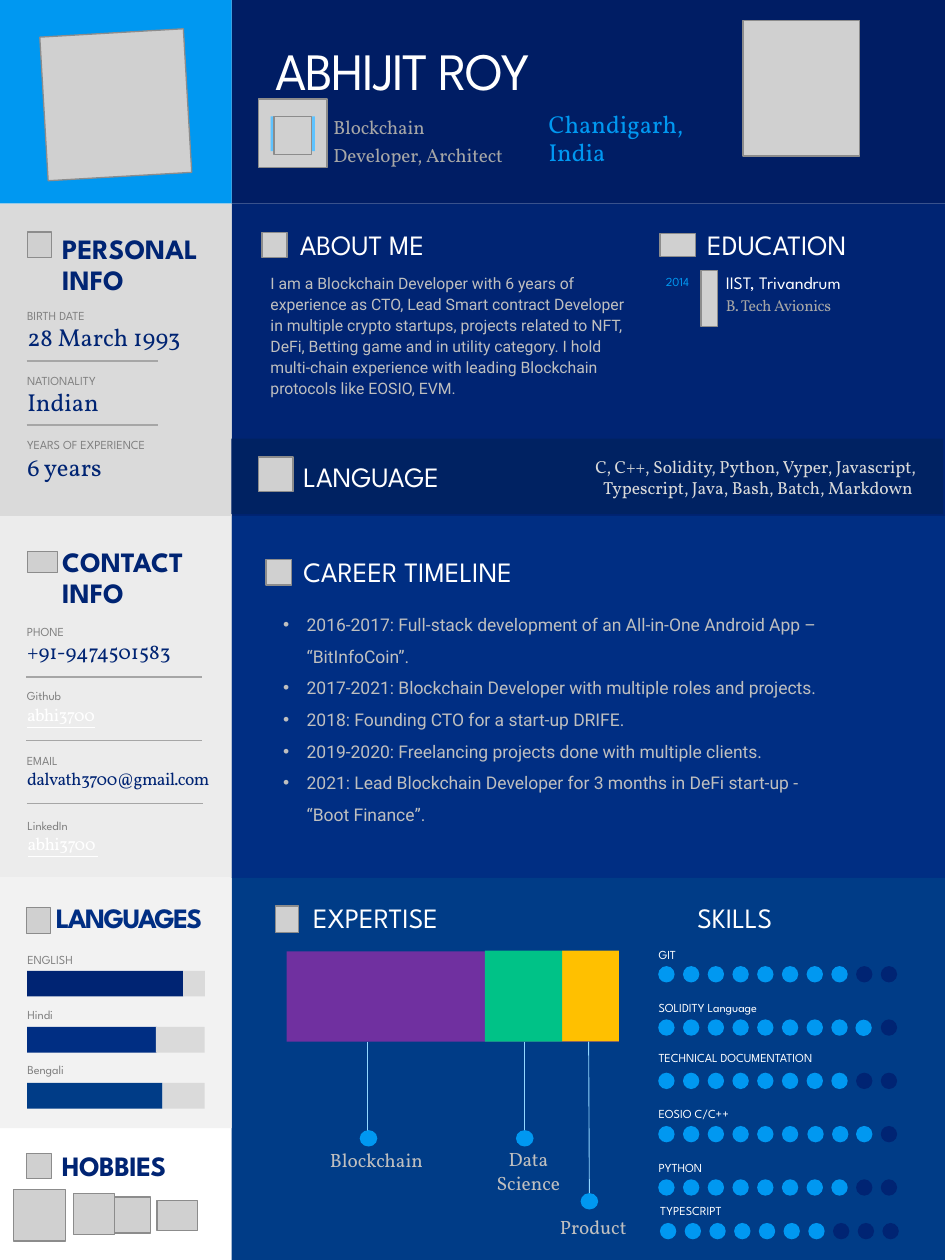
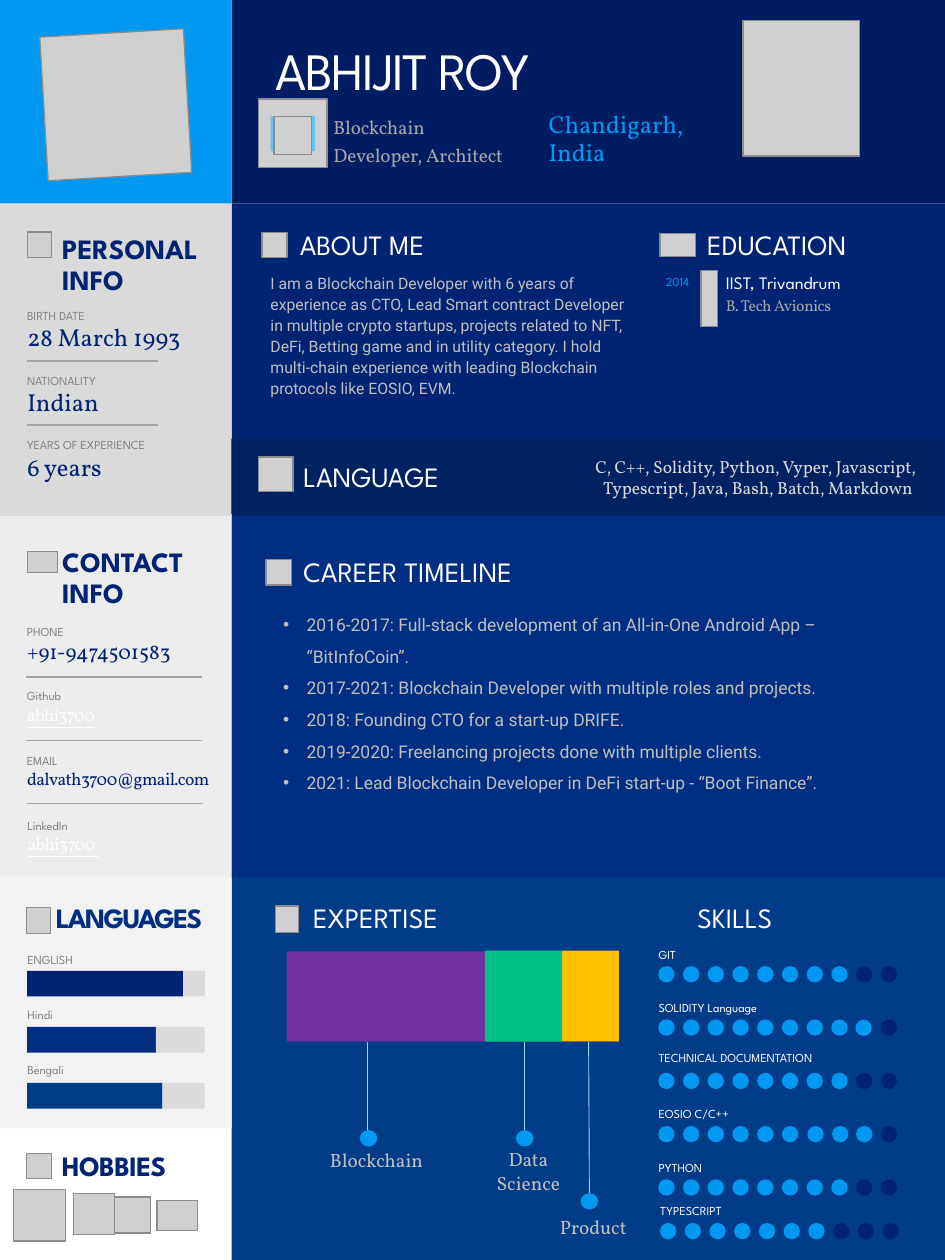
Before and after one commit to abhi3700/my_resume, a slide deck: slide 1 of my_resume.pptx. Drawn at 945x1260 pixels with LibreOffice and Linux fonts; fonts in the diff are those of the drawing; grey boxes stand for pictures; background and template pictures are left out. Boxes give left, top, right and bottom in pixels: in the first picture for what was removed or moved away, otherwise in the second. Text is boxed around its words. In the diff, an @@ line names an element or a change of style, - is before the commit and + after.

```diff
--- a/my_resume.pptx
+++ b/my_resume.pptx
@@ text at [307,776,818,793]: text changed @@
-• 2021: Lead Blockchain Developer for 3 months in DeFi start-up - “Boot Finance”.
+• 2021: Lead Blockchain Developer in DeFi start-up - “Boot Finance”.
```
Also in this commit, not shown: 1 other slide changed, 2 other files.
